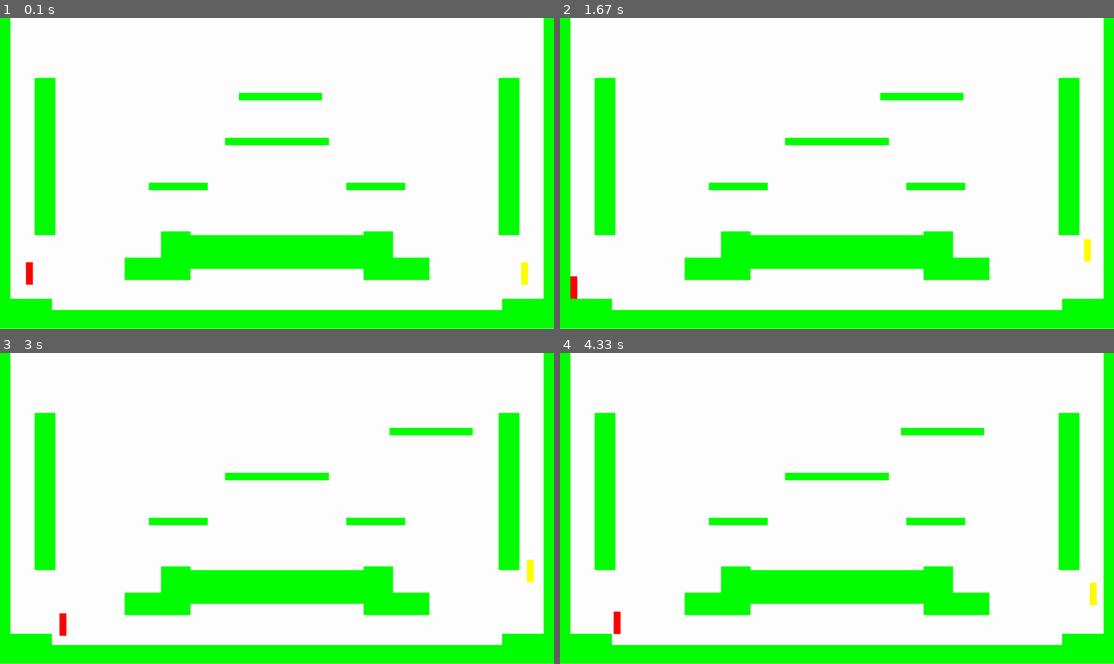
Above: before the commit, frames 1-4 (two rows, left to right).
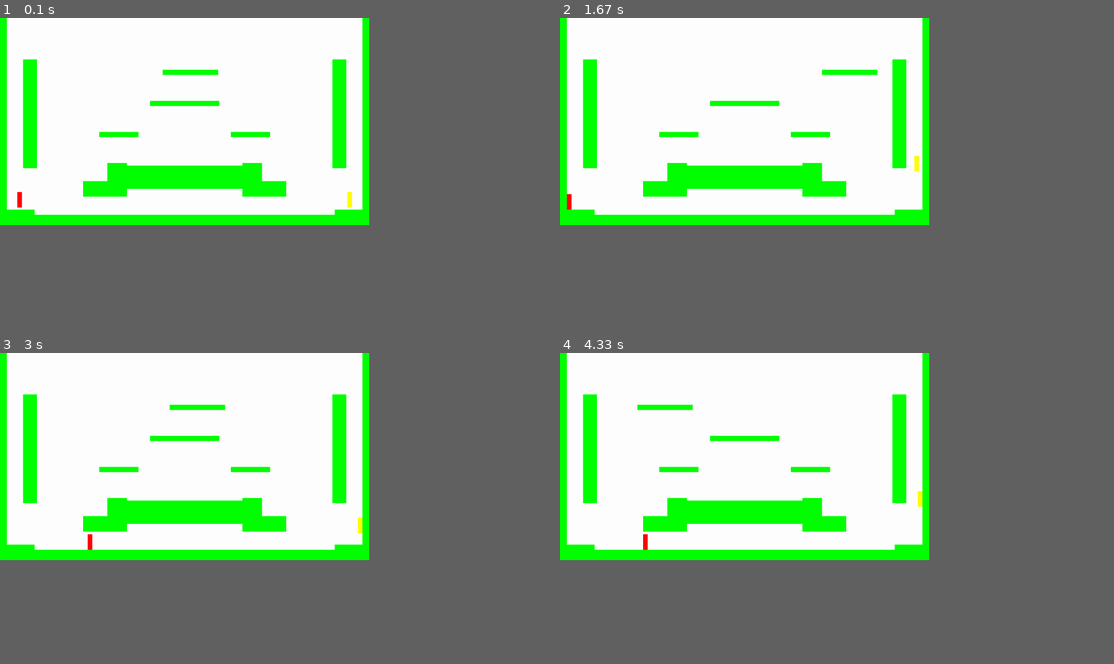
Above: after the commit, the same moments.

Repository: beccaelenzil/CS_ER
Game: pygame game, started from ScoringTheGame/Main/myGameClasses.py
Same seed, same stepped clock (60 frames per second), same inputs: the game is played once before the commit and once after it.
Inputs:
- Up to frame 1 (0.1 s): no input
- Up to frame 2 (1.67 s): tap F at 0.33 s; hold A 0.67-1.2 s; tap K at 0.82 s; hold S 1.23-1.53 s; tap , at 1.38 s; hold A from 1.57 s (still down)
- Up to frame 3 (3 s): tap G at 1.72 s; release A at 1.97 s; hold W 2-2.37 s; tap K at 2.15 s; hold D from 2.4 s (still down); tap , at 2.55 s
- Up to frame 4 (4.33 s): release D at 3.03 s; hold S 3.07-3.43 s; tap G at 3.22 s; hold A 3.47-3.93 s; tap K at 3.62 s; hold D from 3.97 s (still down); tap , at 4.12 s
In our replay, the window is 900x506 before the commit and 600x337 after it. These sizes can differ from the game's own. Grey fills any space a smaller window leaves; there, only what the larger window draws over its background counts as a difference.

The runs differ from the first frame. In frame 1, 29% of the frame differs, in the area x 0-100%, y 0-100%; in frame 2, 28%; in frame 3, 28%; in frame 4, 28%.

Commit message:
frame rate better

Diff:
--- a/ScoringTheGame/Main/myGameClasses.py
+++ b/ScoringTheGame/Main/myGameClasses.py
@@ -22,12 +22,12 @@
 # fontB = pygame.font.SysFont("Courier New", 10, bold=True, italic=False)
 
 # Screen dimensions
-SCREEN_WIDTH = 1920
-SCREEN_HEIGHT = 1080
-
-textHeight = 13
-textWidth = 6
-textRows = SCREEN_HEIGHT/textHeight  # 83
+SCREEN_WIDTH = 1280
+SCREEN_HEIGHT = 720
+
+textHeight = 9
+textWidth = 4
+textRows = SCREEN_HEIGHT/textHeight  # 80
 textColumns = SCREEN_WIDTH/textWidth  # 320
 
 
@@ -66,6 +66,10 @@
         self.dash_x = 0
         self.dash_y = 0
 
+        # moving platform conditions
+        self.platformBoost_x = 0
+        self.onMovingPlatform = False
+
         # List of sprites we can bump against
         self.level = None
 
@@ -76,7 +80,9 @@
         self.calc_grav()
 
         # calculate total movement
-        self.change_x = self.move_x + self.dash_x
+        self.change_x = self.move_x + self.dash_x + self.platformBoost_x
+
+        self.platformBoost_x = 0
 
         # Move left/right
         self.rect.x += self.change_x
@@ -102,6 +108,8 @@
             # Reset our position based on the top/bottom of the object.
             if self.change_y > 0:
                 self.rect.bottom = block.rect.top
+                if isinstance(block, MovingPlatform):
+                    self.platformBoost_x = block.change_x
                 self.canDash = True
             elif self.change_y < 0:
                 self.rect.top = block.rect.bottom
@@ -111,16 +119,13 @@
 
         # add deceleration to horizontal dash
         if self.dash_x > 0:
-            self.dash_x -= 3
+            self.dash_x -= 2
         elif self.dash_x < 0:
-            self.dash_x += 3
+            self.dash_x += 2
 
     def calc_grav(self):
         """ Calculate effect of gravity. """
-        if self.change_y == 0:
-            self.change_y = 1
-        else:
-            self.change_y += 1.4
+        self.change_y += 0.15 * textHeight
 
         # See if we are on the ground.
         if self.rect.y >= SCREEN_HEIGHT - self.rect.height and self.change_y >= 0:
@@ -138,34 +143,37 @@
 
         # If it is ok to jump, set our speed upwards
         if len(platform_hit_list) > 0 or self.rect.bottom >= SCREEN_HEIGHT:
-            self.change_y = -24
+            self.change_y = -2.2 * textHeight
 
     # Player-controlled movement:
     def go_left(self):
-        """ Called when the user hits the left arrow. """
-        self.move_x -= 10
+        self.move_x -= 2 * textWidth
 
     def go_right(self):
-        """ Called when the user hits the right arrow. """
-        self.move_x += 10
+        self.move_x += 2 * textWidth
 
     """def stop(self):
         # Called when the user lets off the keyboard.
         self.move_x = 0
         self.canDash = True"""
 
+    def dash_success(self):
+        self.canDash = False
+
     def dash(self):
         if self.canDash:
             if self.upPressed:
-                self.change_y = -26
+                self.change_y = -2.4 * textHeight
+                self.dash_success()
             if self.downPressed:
-                self.change_y = 26
+                self.change_y = 2.4 * textHeight
+                self.dash_success()
             if self.leftPressed:
-                self.dash_x -= 30
+                self.dash_x -= 5 * textWidth
+                self.dash_success()
             if self.rightPressed:
-                self.dash_x += 30
-
-            self.canDash = False
+                self.dash_x += 5 * textWidth
+                self.dash_success()
 
 
 class Platform(pygame.sprite.Sprite):
@@ -267,7 +275,6 @@
         """ Constructor. Pass in a handle to player. Needed for when moving platforms
             collide with the player. """
         self.platform_list = pygame.sprite.Group()
-        self.enemy_list = pygame.sprite.Group()
         self.player_a = player_a
         self.player_b = player_b
 
@@ -278,7 +285,6 @@
     def update(self):
         """ Update everything in this level."""
         self.platform_list.update()
-        self.enemy_list.update()
 
     def draw(self, screen):
         """ Draw everything on this level. """
@@ -297,10 +303,9 @@
 
         # Draw all the sprite lists that we have
         self.platform_list.draw(screen)
-        self.enemy_list.draw(screen)
-
-
-# Create platforms for the level
+
+
+# Create platforms for  level 1
 class Level_01(Level):
     """ Definition for level 1. """
 
@@ -314,16 +319,16 @@
         level = [[60, 2, 130, 32],  # middle platform
                  [34, 2, 86, 44],  # left middle platform
                  [34, 2, 200, 44],  # left middle platform
-                 [320, 5, 0, 78],  # floor
-                 [30, 3, 0, 75],  # floor left podium
-                 [30, 3, 290, 75],  # floor right podium
+                 [320, 10, 0, 76],  # floor
+                 [30, 8, 0, 74],  # floor left podium
+                 [30, 8, 290, 74],  # floor right podium
                  [6, 83, 0, 0],  # left wall
                  [6, 83, 314, 0],  # left wall
-                 [100, 9, 110, 58],  # tunnel ceiling 3
-                 [21, 6, 72, 64],  # tunnel ceiling 1
-                 [17, 13, 93, 57],  # tunnel ceiling 2
-                 [17, 13, 210, 57],  # tunnel ceiling 4
-                 [21, 6, 227, 64],  # tunnel ceiling 5
+                 [21, 6, 72, 63],  # tunnel ceiling 1
+                 [17, 13, 93, 56],  # tunnel ceiling 2
+                 [100, 9, 110, 57],  # tunnel ceiling 3
+                 [17, 13, 210, 56],  # tunnel ceiling 4
+                 [21, 6, 227, 63],  # tunnel ceiling 5
                  [12, 42, 20, 16],  # left column
                  [12, 42, 288, 16]  # right column
                  ]
@@ -483,11 +488,11 @@
 
         # ALL CODE TO DRAW SHOULD GO ABOVE THIS COMMENT
 
-        # Limit to 30 frames per second
-        clock.tick(30)
+        # Limit to 60 frames per second
+        clock.tick(60)
 
         # Go ahead and update the screen with what we've drawn.
-        pygame.display.flip()
+        pygame.display.update()
 
     pygame.quit()
 
--- a/ScoringTheGame/log.txt
+++ b/ScoringTheGame/log.txt
@@ -34,11 +34,14 @@
 Week 6 (1/16-1/22)
 
 Week 7 (1/23-1/29)
+    finished movement
+    fixed audio playback and scaling issues
+        makes game now run at super low frame rate
 
 Week 8 (1/30-2/5)
 
 Week 9 (2/6-2/12)
-
+h
 Week 10 (2/13-2/17)
 
 Week 11 (2/27-3/5)
